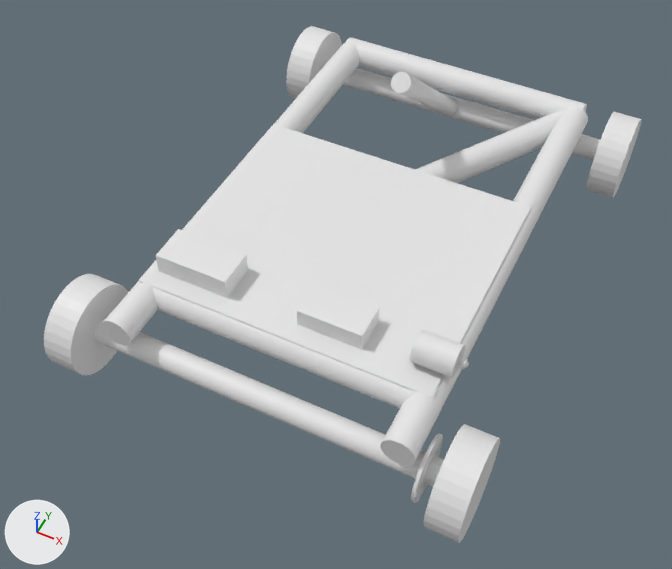
The Blender file gokart-plan.blend as it was, and as the next commit left it.
Before and after are seen from a camera (50 mm lens) standing at (0.89, -2.23, 2.13) and looking at (0.01, -0.46, -0.08). The axes (+X, +Y, +Z) are drawn at lower left. The lights are the same throughout.
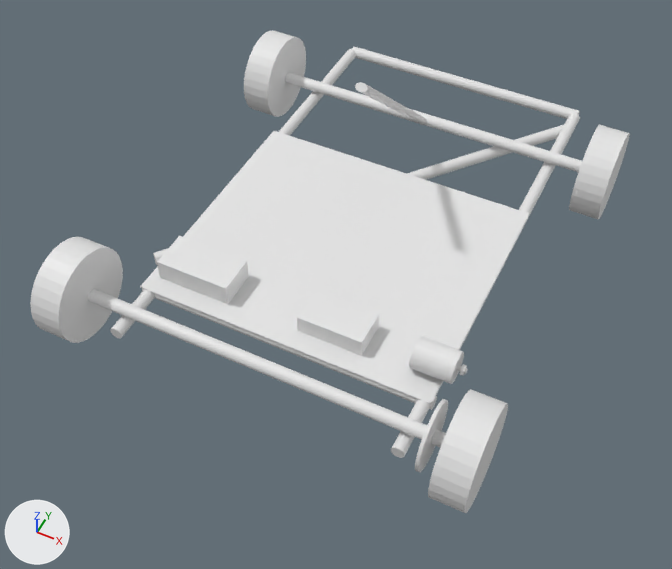
Where the newer file only moved an object's origin or applied its transform, the numbers keep the older frame.

Location of each change, [x1, y1, x2, y2] in pixels of the pictures (672 x 569 px):
'Plane', moved: before [139, 124, 531, 397]; after [140, 131, 529, 403]
'Cylinder.010', moved, rescaled: before [94, 318, 444, 486]; after [88, 289, 446, 447]
'Cylinder.005', moved: before [44, 274, 128, 375]; after [30, 237, 123, 343]
'Cylinder.004', rescaled (9% narrower): before [380, 106, 588, 465]; after [391, 113, 580, 458]
'Cylinder.012', moved: before [423, 424, 500, 543]; after [428, 389, 508, 513]
'Cylinder.007', moved, rescaled (7% wider): before [322, 60, 600, 160]; after [285, 72, 582, 172]
'Cylinder.003', rescaled: before [139, 281, 439, 409]; after [142, 288, 437, 410]
'Cylinder.002', mesh rescaled: before [345, 37, 587, 119]; after [352, 47, 580, 119]
'Cylinder.009', moved: before [286, 26, 342, 99]; after [244, 30, 306, 117]
'Cylinder.001', rescaled: before [102, 42, 359, 346]; after [110, 49, 356, 338]
'Cube', moved: before [156, 229, 248, 298]; after [157, 236, 249, 304]
'Cylinder.011', moved: before [586, 112, 641, 198]; after [569, 125, 630, 219]
'Cylinder.016', rescaled: before [415, 111, 563, 183]; after [153, 124, 565, 265]
'Cube.001', moved: before [297, 284, 379, 350]; after [297, 290, 379, 356]
'Cylinder', moved: before [410, 329, 465, 378]; after [409, 336, 464, 384]
'Cylinder.006', moved, rescaled (7% wider, 6% shorter): before [391, 72, 457, 118]; after [355, 82, 426, 125]
'Cylinder.013', moved: before [411, 433, 443, 503]; after [415, 399, 448, 472]
'Cylinder.015', moved: before [460, 358, 468, 369]; after [459, 364, 467, 376]

The change, as a diff of the scene's bpy script:
```diff
--- a/gokart-plan.blend.py
+++ b/gokart-plan.blend.py
@@ me_cylinder_002 @@
 me_cylinder_002.from_pydata(...)  # 64 vertices, 34 faces; spans x -1.0..1.0, y -1.0..1.0, z -1.0..1.0
 # used by ob_cylinder_002; location = (0.0, 0.6, 0.0); rotation_euler = (0.0, 1.571, 0.0), in degrees (0, 90, 0); scale = (0.05, 0.05, 0.475)
+# me_cylinder_002 part 1: the whole mesh is scaled about the mesh origin by (0.4, 0.4, 0.958)
@@ ob_cylinder_003 @@
 ob_cylinder_003.rotation_euler = (0.0, 1.571, 0.0)  # degrees (0, 90, 0)
-ob_cylinder_003.scale = (0.05, 0.05, 0.475)
+ob_cylinder_003.scale = (0.02, 0.02, 0.475)
@@ ob_cylinder_006 @@
 ob_cylinder_006 = bpy.data.objects.new('Cylinder.006', me_cylinder_006)
-ob_cylinder_006.location = (0.0, 0.162, 0.284)
+ob_cylinder_006.location = (0.0, -0.151, 0.446)
 ob_cylinder_006.rotation_euler = (-3.176, 0.809, -1.571)  # degrees (-182, 46, -90)
-ob_cylinder_006.scale = (0.0329, 0.0322, 0.6)
+ob_cylinder_006.scale = (0.0129, 0.0183, 0.6)
@@ ob_cylinder_007 @@
 ob_cylinder_007 = bpy.data.objects.new('Cylinder.007', me_cylinder_007)
-ob_cylinder_007.location = (0.0, 0.595, -0.119)
+ob_cylinder_007.location = (0.0, 0.282, 0.043)
 ob_cylinder_007.rotation_euler = (0.0, 1.571, 0.0)  # degrees (0, 90, 0)
-ob_cylinder_007.scale = (0.04, 0.04, 0.6)
+ob_cylinder_007.scale = (0.02, 0.02, 0.6)
@@ ob_cylinder_009 @@
 ob_cylinder_009 = bpy.data.objects.new('Cylinder.009', me_cylinder_009)
-ob_cylinder_009.location = (-0.621, 0.595, -0.119)
+ob_cylinder_009.location = (-0.621, 0.282, 0.043)
 ob_cylinder_009.rotation_euler = (0.0, 1.571, 0.0)  # degrees (0, 90, 0)
@@ ob_cylinder_010 @@
 ob_cylinder_010 = bpy.data.objects.new('Cylinder.010', me_cylinder_010)
-ob_cylinder_010.location = (0.0, -0.928, -0.119)
+ob_cylinder_010.location = (0.0, -0.928, 0.044)
 ob_cylinder_010.rotation_euler = (0.0, 1.571, 0.0)  # degrees (0, 90, 0)
-ob_cylinder_010.scale = (0.04, 0.04, 0.6)
+ob_cylinder_010.scale = (0.02, 0.02, 0.6)
@@ ob_cylinder_011 @@
 ob_cylinder_011 = bpy.data.objects.new('Cylinder.011', me_cylinder_011)
-ob_cylinder_011.location = (0.621, 0.595, -0.119)
+ob_cylinder_011.location = (0.621, 0.282, 0.043)
 ob_cylinder_011.rotation_euler = (0.0, 1.571, 0.0)  # degrees (0, 90, 0)
@@ ob_cylinder_012 @@
 ob_cylinder_012 = bpy.data.objects.new('Cylinder.012', me_cylinder_012)
-ob_cylinder_012.location = (0.621, -0.928, -0.119)
+ob_cylinder_012.location = (0.621, -0.928, 0.044)
 ob_cylinder_012.rotation_euler = (0.0, 1.571, 0.0)  # degrees (0, 90, 0)
@@ ob_cube @@
 ob_cube = bpy.data.objects.new('Cube', me_cube_002)
-ob_cube.location = (-0.324, -0.7, 0.085)
+ob_cube.location = (-0.324, -0.7, 0.057)
 ob_cube.scale = (0.12, 0.062, 0.035)
@@ ob_cylinder_013 @@
 ob_cylinder_013 = bpy.data.objects.new('Cylinder.013', me_cylinder_013)
-ob_cylinder_013.location = (0.518, -0.928, -0.119)
+ob_cylinder_013.location = (0.518, -0.928, 0.044)
 ob_cylinder_013.rotation_euler = (0.0, 1.571, 0.0)  # degrees (0, 90, 0)
@@ ob_cylinder_015 @@
 ob_cylinder_015 = bpy.data.objects.new('Cylinder.015', me_cylinder_015)
-ob_cylinder_015.location = (0.518, -0.711, 0.098)
+ob_cylinder_015.location = (0.518, -0.711, 0.069)
 ob_cylinder_015.rotation_euler = (0.0, 1.571, 0.0)  # degrees (0, 90, 0)
@@ ob_plane @@
 ob_plane = bpy.data.objects.new('Plane', me_plane_001)
-ob_plane.location = (0.01, -0.024, 0.05)
+ob_plane.location = (0.01, -0.024, 0.021)
 ob_plane.scale = (0.923, 0.636, 1.0)
@@ ob_cylinder_016 @@
 ob_cylinder_016.rotation_euler = (0.0, 1.571, 0.82)  # degrees (0, 90, 47)
-ob_cylinder_016.scale = (0.05, 0.05, 0.05)
+ob_cylinder_016.scale = (0.02, 0.02, 0.05)
@@ ob_cylinder_001 @@
 ob_cylinder_001.rotation_euler = (1.571, 0.0, 0.0)  # degrees (90, 0, 0)
-ob_cylinder_001.scale = (0.05, 0.05, 0.587)
+ob_cylinder_001.scale = (0.02, 0.02, 0.587)
@@ ob_cylinder_004 @@
 ob_cylinder_004.rotation_euler = (1.571, 0.0, 0.0)  # degrees (90, 0, 0)
-ob_cylinder_004.scale = (0.05, 0.05, 0.587)
+ob_cylinder_004.scale = (0.02, 0.02, 0.587)
@@ ob_cylinder_005 @@
 ob_cylinder_005 = bpy.data.objects.new('Cylinder.005', me_cylinder_004)
-ob_cylinder_005.location = (-0.621, -0.928, -0.119)
+ob_cylinder_005.location = (-0.621, -0.928, 0.044)
 ob_cylinder_005.rotation_euler = (0.0, 1.571, 0.0)  # degrees (0, 90, 0)
@@ ob_cylinder @@
 ob_cylinder = bpy.data.objects.new('Cylinder', me_cylinder_005)
-ob_cylinder.location = (0.439, -0.71, 0.098)
+ob_cylinder.location = (0.439, -0.71, 0.069)
 ob_cylinder.rotation_euler = (0.0, 1.571, 0.0)  # degrees (0, 90, 0)
@@ ob_cube_001 @@
 ob_cube_001 = bpy.data.objects.new('Cube.001', me_cube)
-ob_cube_001.location = (0.13, -0.7, 0.08)
+ob_cube_001.location = (0.13, -0.7, 0.051)
 ob_cube_001.rotation_euler = (0.0, 0.0, 1.571)  # degrees (0, 0, 90)
```
